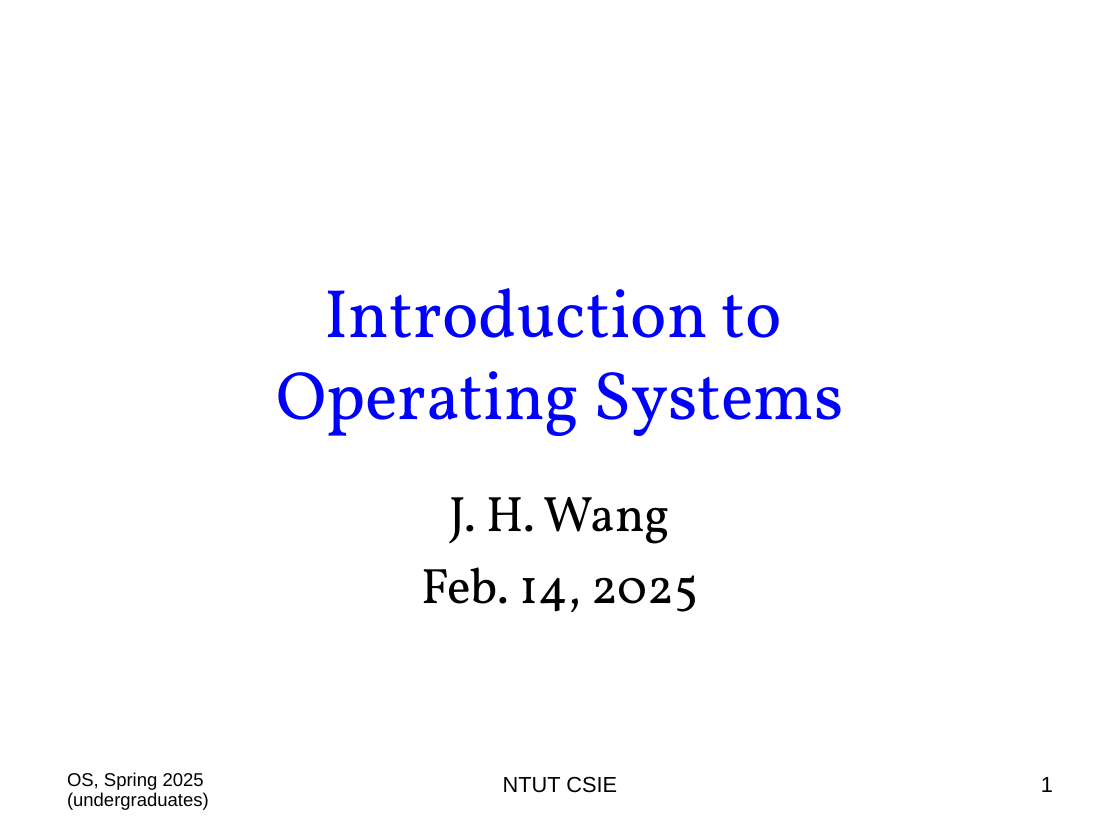
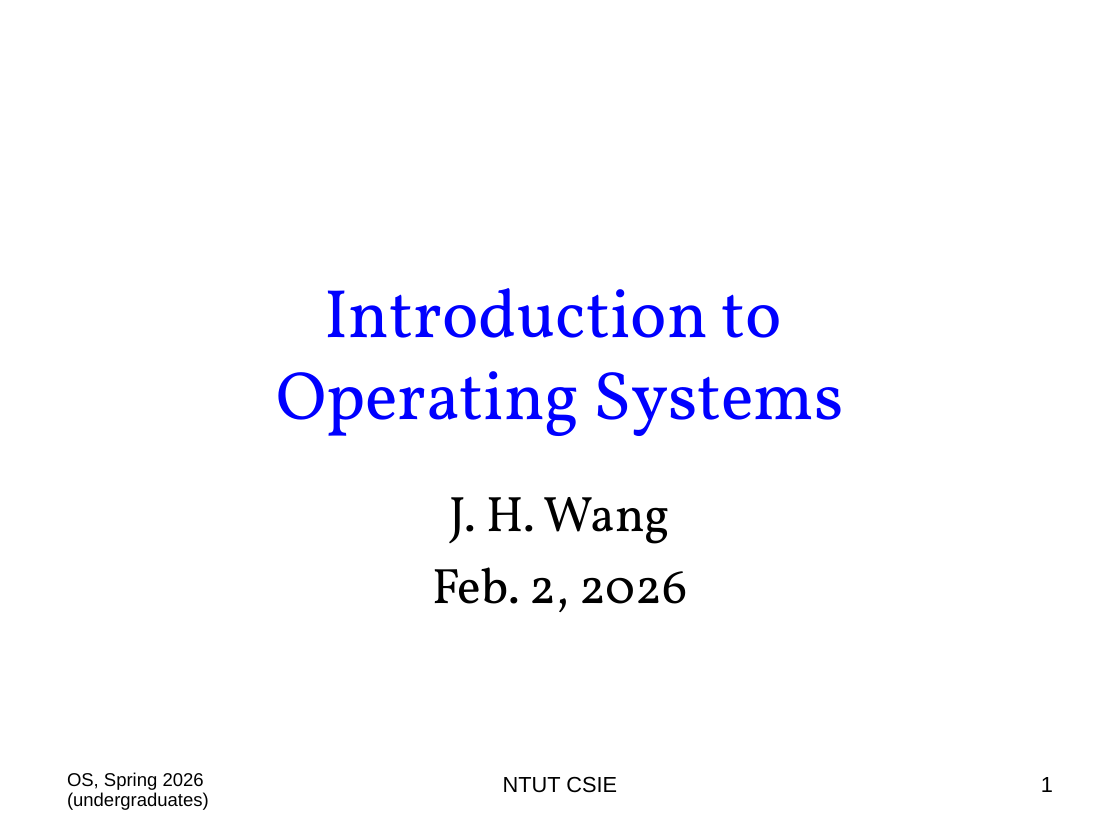
Before and after one commit to chriswjh/chriswjh.github.io, a slide deck: slide 1 of OSu/00-Overview.ppt. Drawn at 1120x840 pixels with LibreOffice and Linux fonts; fonts in the diff are those of the drawing. Boxes give left, top, right and bottom in pixels: in the first picture for what was removed or moved away, otherwise in the second. Text is boxed around its words. In the diff, an @@ line names an element or a change of style, - is before the commit and + after.

```diff
--- a/OSu/00-Overview.ppt
+++ b/OSu/00-Overview.ppt
@@ subtitle at (x1=432, y1=567, x2=687, y2=612): text changed @@
-Feb. 14, 2025
+Feb. 2, 2026
@@ text at (x1=67, y1=772, x2=209, y2=810): text changed @@
-OS, Spring 2025 (undergraduates)
+OS, Spring 2026 (undergraduates)
```
Also in this commit, not shown: 23 other slides changed.
